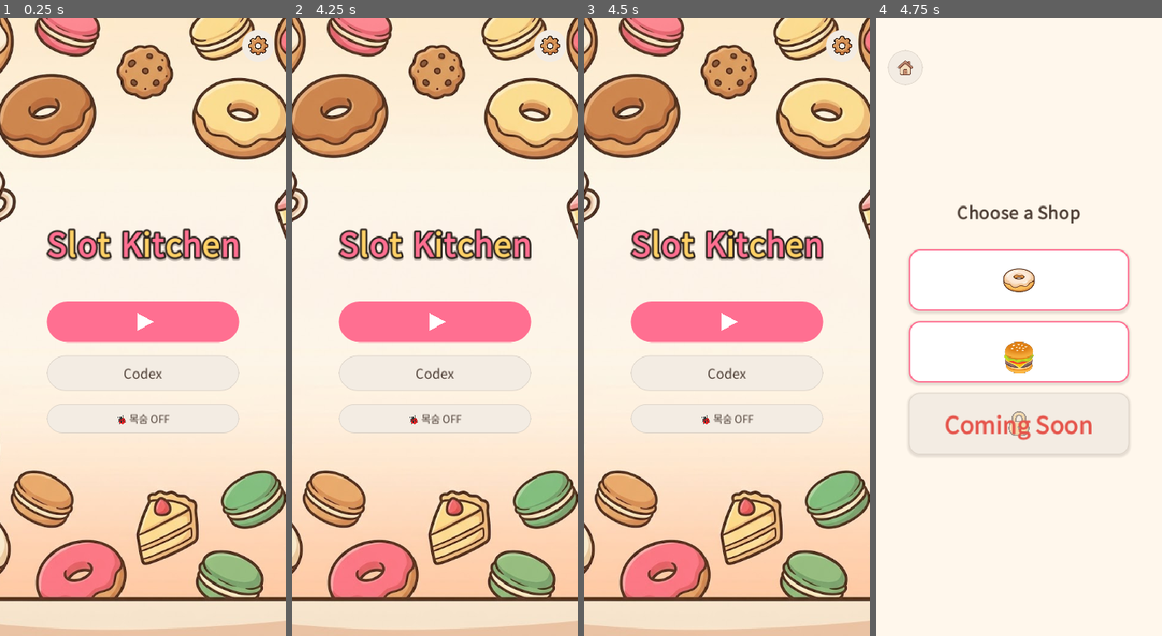
Above: before the commit, frames 1-4 (left to right).
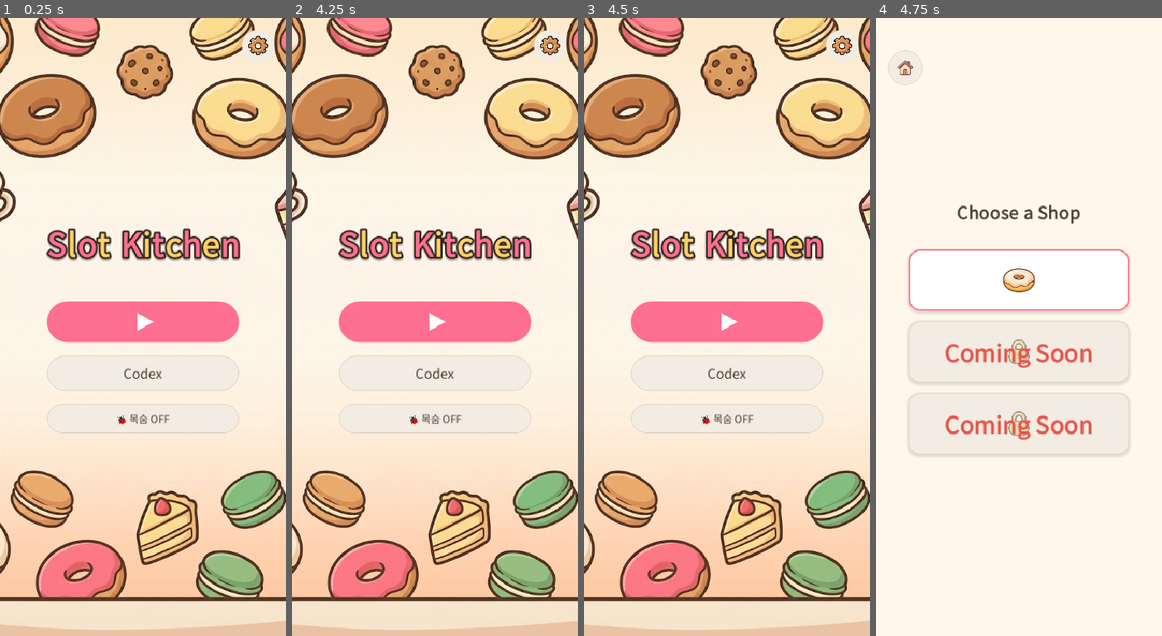
Above: after the commit, the same moments.

Repository: yellyB/game-slot-kitchen
Game: Godot game, scene res://scenes/Main.tscn
The game is run twice, just before and just after one commit, with the same random seed, the same clock (stepped at 60 frames per second) and the same inputs. Sound files missing from this copy of the repository are replaced by a short silence.
Inputs (mouse positions are in pixels of both pictures, inside the frame that each line leads up to):
- Up to frame 1 (0.25 s): no input
- Up to frame 2 (4.25 s): tap Enter at 0.5 s; move the mouse to (420, 450) at 0.52 s; hold W 0.53-1.25 s; tap Q at 0.6 s; click (420, 450) at 0.67 s; tap Space at 0.77 s; click (323, 48) at 1.25 s; drag from (520, 419) to (420, 450) at 2.02 s; move the mouse to (349, 234) at 2.77 s; hold A 2.78-3.5 s; tap R at 2.85 s; drag from (449, 327) to (349, 234) at 3.52 s
- Up to frame 3 (4.5 s): move the mouse to (684, 172) at 4.27 s; hold S from 4.28 s (still down); tap Z at 4.35 s
- Up to frame 4 (4.75 s): keep holding S; tap Space at 4.52 s

Frames 1-3 are identical in both runs. In frame 4, 7.5% of the frame differs, in the area x 11-89%, y 49-59%.

Commit message:
feat: 버거 경제 성격(러시) + 도넛 클리어 후 해금
가게별 경제 계수 Shops.econ() 도입 — 버거 인내심 ×0.8, 도착간격 ×0.85로
"빨리 못 내면 죽는다" 압박(프리메이크 유인). Stats 인내심·Session 도착간격에
곱해 적용, econ 없는 도넛은 1.0(무변, 회귀 검증됨). 버거 해금은 unlock_after_clear
= 도넛 첫 클리어(cleared.flag) 후. 시뮬(SIM_SHOP=burger): 완주 36→28%,
손실이 주문만료로 이동(8.9→12.8) — 러시 성격 확인.

Co-Authored-By: Claude Opus 4.8 (1M context) <noreply@anthropic.com>

Diff:
--- a/data/shops.gd
+++ b/data/shops.gd
@@ -4,9 +4,11 @@
 ## burger·ramen은 준비중(unlocked=false) — 화면엔 잠금 카드로만 표시.
 ## 이름/설명은 로케일 키 shop.<id> / shop.<id>.desc.
 
+## econ = 가게 성격 계수(인내심·도착간격 배수 등). 없으면 1.0(도넛=기본).
+## unlock_after_clear = 도넛 첫 클리어(cleared.flag) 후 해금.
 const ALL := {
 	"donut":  {"icon": "🍩", "art": "glazed", "unlocked": true},   # art=완성품 손그림(assets/art/recipes)
-	"burger": {"icon": "🍔", "unlocked": true},
+	"burger": {"icon": "🍔", "unlock_after_clear": true, "econ": {"patience_mult": 0.8, "spawn_gap_mult": 0.85}},   # 러시: 인내심 −20%·도착 −15%
 	"ramen":  {"icon": "🍜", "unlocked": false},
 }
 
@@ -17,7 +19,14 @@
 	return ALL.get(id, {})
 
 static func is_unlocked(id: String) -> bool:
-	return bool(get_def(id).get("unlocked", false))
+	var d := get_def(id)
+	if d.get("unlock_after_clear", false):
+		return FileAccess.file_exists("user://cleared.flag")   # 도넛 첫 클리어 후 해금
+	return bool(d.get("unlocked", false))
+
+## 현재 가게의 경제 성격 계수. 없으면 default(도넛=기본값).
+static func econ(key: String, default := 1.0) -> float:
+	return float(get_def(BuffDefs.current_shop).get("econ", {}).get(key, default))
 
 static func icon_of(id: String) -> String:
 	return str(get_def(id).get("icon", "🍽"))
--- a/scripts/session.gd
+++ b/scripts/session.gd
@@ -226,7 +226,7 @@
 	# 총량 캡 없이 랜덤 간격 등장 — 큐가 꽉 차면 main/sim이 알아서 드롭(봐줌). 마감 여유 구간엔 안 받음.
 	while _next_spawn >= 0.0 and _next_spawn <= _elapsed:
 		spawn_requested.emit()
-		_next_spawn += randf_range(Config.SPAWN_GAP_MIN, Config.SPAWN_GAP_MAX) * Levels.spawn_gap_scale()
+		_next_spawn += randf_range(Config.SPAWN_GAP_MIN, Config.SPAWN_GAP_MAX) * Levels.spawn_gap_scale() * Shops.econ("spawn_gap_mult")
 		if _next_spawn > _day_length - Config.SPAWN_LAST_MARGIN:
 			_next_spawn = -1.0   # 마감 임박 — 더 안 받음
 	if _elapsed >= _day_length:
--- a/scripts/stats.gd
+++ b/scripts/stats.gd
@@ -4,10 +4,10 @@
 ## 버프 존재 확인·적용은 오직 여기(또는 Buffs 훅). 손님·주문·조리·서빙 등은 이 수치만 바라본다.
 
 static func order_patience() -> float:
-	return (Buffs.mod("patience_mult", Config.PATIENCE_ORDER) + Buffs.patience_flat()) * Boss.patience_mult() * Levels.patience_scale()
+	return (Buffs.mod("patience_mult", Config.PATIENCE_ORDER) + Buffs.patience_flat()) * Boss.patience_mult() * Levels.patience_scale() * Shops.econ("patience_mult")
 
 static func dish_patience() -> float:
-	return (Buffs.mod("patience_mult", Config.PATIENCE_DISH) + Buffs.patience_flat()) * Boss.patience_mult() * Levels.patience_scale()
+	return (Buffs.mod("patience_mult", Config.PATIENCE_DISH) + Buffs.patience_flat()) * Boss.patience_mult() * Levels.patience_scale() * Shops.econ("patience_mult")
 
 ## 조리시간 — 카드1(cook_mult) + 카드38(깨끗한 주방). filled=보드에 놓인 카드 수.
 ## 카드38은 filled가 적을수록 빠름(최대 -40%, 카드 1개당 완화). 확장-중립(빈칸 안 셈).
